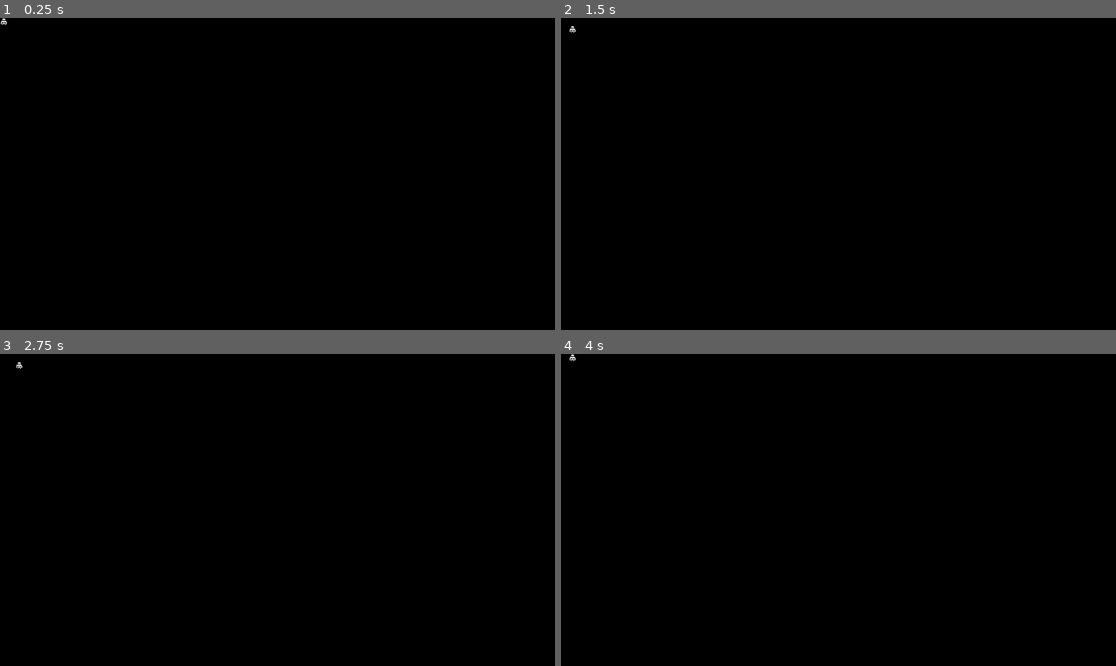
Above: before the commit, frames 1-4 (two rows, left to right).
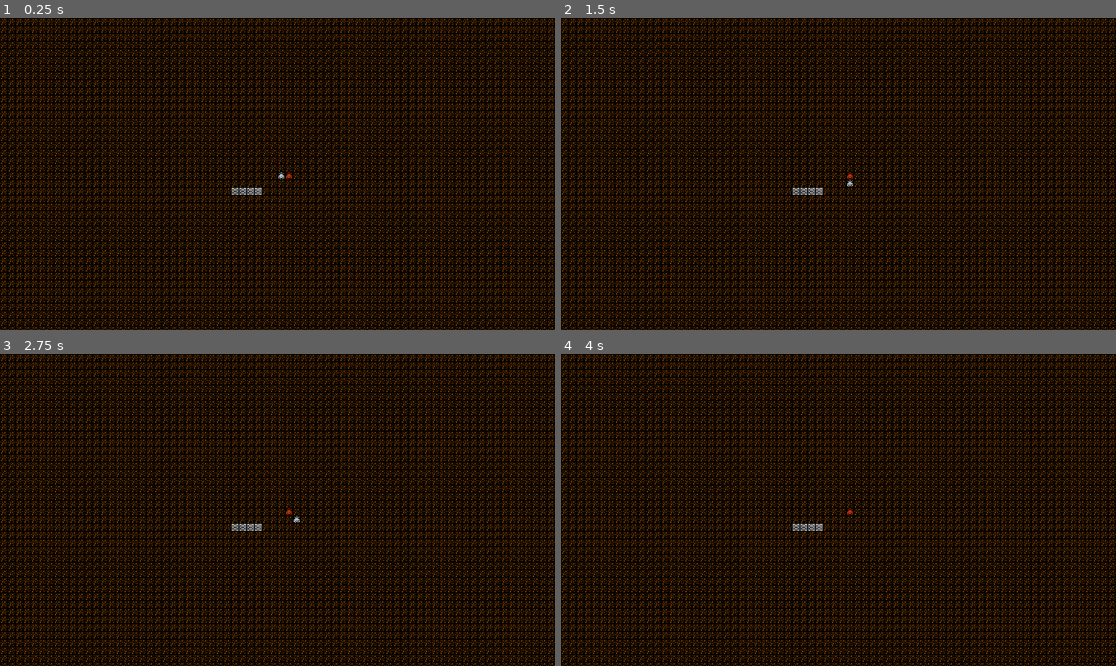
Above: after the commit, the same moments.

Repository: stalogic/tutorial-learning
Game: Godot game, scene res://src/Game/game.tscn
Same seed, same stepped clock (60 frames per second), same inputs: the game is played once before the commit and once after it.
Inputs:
- Up to frame 1 (0.25 s): no input
- Up to frame 2 (1.5 s): tap Enter at 0.5 s; hold Right (ui_right) 0.53-1.28 s; tap Space at 1.25 s; hold Down (ui_down) from 1.28 s (still down)
- Up to frame 3 (2.75 s): tap Enter at 2 s; release Down (ui_down) at 2.03 s; hold Right (ui_right) from 2.03 s (still down)
- Up to frame 4 (4 s): tap Space at 2.75 s; release Right (ui_right) at 2.78 s; hold Up (ui_up) 2.78-3.53 s; tap Enter at 3.5 s; hold Left (ui_left) from 3.53 s (still down)

The runs differ from the first frame. In frame 1, 38% of the frame differs, in the area x 0-100%, y 0-100%; in frame 2, 38%; in frame 3, 38%; in frame 4, 38%.

Commit message:
完成 Part II 的学习

Diff:
--- /dev/null
+++ b/tutorials/godot/SelinaRoguelike/src/Assets/Definnitions/Entities/Actors/entity_definition_player.tres
@@ -0,0 +1,13 @@
+[gd_resource type="Resource" script_class="EntityDefinition" load_steps=4 format=3 uid="uid://b0q1548cnpqcu"]
+
+[ext_resource type="Script" path="res://src/Entities/entity_definition.gd" id="1_ac5se"]
+[ext_resource type="Texture2D" uid="uid://brdt023pe3etb" path="res://src/Assets/monochrome_packed.png" id="2_kyp4a"]
+
+[sub_resource type="AtlasTexture" id="AtlasTexture_taxky"]
+atlas = ExtResource("2_kyp4a")
+region = Rect2(432, 64, 16, 16)
+
+[resource]
+script = ExtResource("1_ac5se")
+texture = SubResource("AtlasTexture_taxky")
+color = Color(1, 1, 1, 1)
--- /dev/null
+++ b/tutorials/godot/SelinaRoguelike/src/Assets/Definnitions/Tiles/tile_definition_floor.tres
@@ -0,0 +1,16 @@
+[gd_resource type="Resource" script_class="TileDefinition" load_steps=4 format=3 uid="uid://copw6dpgu4x5y"]
+
+[ext_resource type="Script" path="res://src/Entities/tile_definnition.gd" id="1_jup38"]
+[ext_resource type="Texture2D" uid="uid://brdt023pe3etb" path="res://src/Assets/monochrome_packed.png" id="2_sf4x2"]
+
+[sub_resource type="AtlasTexture" id="AtlasTexture_dbic6"]
+atlas = ExtResource("2_sf4x2")
+region = Rect2(32, 0, 16, 16)
+
+[resource]
+script = ExtResource("1_jup38")
+texture = SubResource("AtlasTexture_dbic6")
+color_lit = Color(1, 0.498039, 0, 1)
+color_dark = Color(0.498039, 0.247059, 0, 1)
+is_walkable = true
+is_transparent = true
--- /dev/null
+++ b/tutorials/godot/SelinaRoguelike/src/Assets/Definnitions/Tiles/tile_definition_wall.tres
@@ -0,0 +1,16 @@
+[gd_resource type="Resource" script_class="TileDefinition" load_steps=4 format=3 uid="uid://dwuaccdq5hpp4"]
+
+[ext_resource type="Script" path="res://src/Entities/tile_definnition.gd" id="1_i00je"]
+[ext_resource type="Texture2D" uid="uid://brdt023pe3etb" path="res://src/Assets/monochrome_packed.png" id="2_e4sjd"]
+
+[sub_resource type="AtlasTexture" id="AtlasTexture_ete3w"]
+atlas = ExtResource("2_e4sjd")
+region = Rect2(160, 272, 16, 16)
+
+[resource]
+script = ExtResource("1_i00je")
+texture = SubResource("AtlasTexture_ete3w")
+color_lit = Color(1, 1, 1, 1)
+color_dark = Color(1, 1, 1, 1)
+is_walkable = false
+is_transparent = true
--- a/tutorials/godot/SelinaRoguelike/src/Entities/Actors/Actions/action.gd
+++ b/tutorials/godot/SelinaRoguelike/src/Entities/Actors/Actions/action.gd
@@ -1,2 +1,6 @@
 class_name Action
 extends RefCounted
+
+
+func perform(_game: Game, _eneity: Entity) -> void:
+	pass
--- a/tutorials/godot/SelinaRoguelike/src/Entities/Actors/Actions/escape_action.gd
+++ b/tutorials/godot/SelinaRoguelike/src/Entities/Actors/Actions/escape_action.gd
@@ -1,2 +1,5 @@
 class_name EscapeAction
 extends Action
+
+func perform(game: Game, entity: Entity) -> void:
+	game.get_tree().quit()
--- a/tutorials/godot/SelinaRoguelike/src/Entities/Actors/Actions/movement_action.gd
+++ b/tutorials/godot/SelinaRoguelike/src/Entities/Actors/Actions/movement_action.gd
@@ -5,3 +5,12 @@
 
 func _init(dx:int, dy:int) -> void:
 	offset = Vector2i(dx, dy)
+
+func perform(game: Game, entity: Entity) -> void:
+	var destination: Vector2i = entity.grid_position + offset
+
+	var map_data: MapData = game.get_map_data()
+	var destination_tile: Tile = map_data.get_tile(destination)
+	if not destination_tile or not destination_tile.is_walkable():
+		return
+	entity.move(offset)
--- /dev/null
+++ b/tutorials/godot/SelinaRoguelike/src/Entities/entity.gd
@@ -0,0 +1,16 @@
+class_name Entity
+extends Sprite2D
+
+var grid_position: Vector2i:
+	set(value):
+		grid_position = value
+		position = Grid.grid_to_world(grid_position)
+
+func _init(start_position: Vector2i, entity_definition: EntityDefinition) -> void:
+	self.centered = false
+	self.grid_position = start_position
+	self.texture = entity_definition.texture
+	self.modulate = entity_definition.color
+
+func move(move_offset: Vector2i) -> void:
+	self.grid_position += move_offset
--- /dev/null
+++ b/tutorials/godot/SelinaRoguelike/src/Entities/entity_definition.gd
@@ -0,0 +1,7 @@
+class_name EntityDefinition
+extends Resource
+
+
+@export_category("Visuals")
+@export var texture: AtlasTexture
+@export_color_no_alpha var color: Color = Color.WHITE
--- /dev/null
+++ b/tutorials/godot/SelinaRoguelike/src/Entities/tile_definnition.gd
@@ -0,0 +1,11 @@
+class_name TileDefinition
+extends Resource
+
+@export_category("Visuals")
+@export var texture: AtlasTexture
+@export_color_no_alpha var color_lit: Color = Color.WHITE
+@export_color_no_alpha var color_dark: Color = Color.WHITE
+
+@export_category("Mechanics")
+@export var is_walkable: bool = true
+@export var is_transparent: bool = true
--- a/tutorials/godot/SelinaRoguelike/src/Game/game.gd
+++ b/tutorials/godot/SelinaRoguelike/src/Game/game.gd
@@ -1,20 +1,28 @@
+class_name Game
 extends Node2D
 
-var player_grid_pos := Vector2i.ZERO
-@onready var player: Sprite2D = $Player
+const player_definition: EntityDefinition = preload("res://src/Assets/Definnitions/Entities/Actors/entity_definition_player.tres")
+
+@onready var player: Entity
 @onready var event_handler: EventHandler = $EventHandler
+@onready var entities: Node2D = $Entities
+@onready var map: Map = $Map
+
 
 
 # Called when the node enters the scene tree for the first time.
 func _ready():
-	pass # Replace with function body.
+	var player_start_pos: Vector2i = Grid.world_to_grid(get_viewport_rect().size.floor() / 2)
+	player = Entity.new(player_start_pos, player_definition)
+	entities.add_child(player)
+	var npc := Entity.new(player_start_pos + Vector2i.RIGHT, player_definition)
+	npc.modulate = Color.ORANGE_RED
+	entities.add_child(npc)
 
+func _physics_process(_delta: float) -> void:
+	var action: Action = event_handler.get_action()
+	if action:
+		action.perform(self, player)
 
-# Called every frame. 'delta' is the elapsed time since the previous frame.
-func _process(_delta: float) -> void:
-	var action = event_handler.get_action()
-	if action is MovementAction:
-		player_grid_pos += action.offset
-		player.position = Grid.grid_to_world(player_grid_pos)
-	elif action is EscapeAction:
-		get_tree().quit()
+func get_map_data() -> MapData:
+	return map.map_data
--- a/tutorials/godot/SelinaRoguelike/src/Game/game.tscn
+++ b/tutorials/godot/SelinaRoguelike/src/Game/game.tscn
@@ -1,19 +1,16 @@
-[gd_scene load_steps=5 format=3 uid="uid://12qtvtwi6sqw"]
+[gd_scene load_steps=4 format=3 uid="uid://12qtvtwi6sqw"]
 
 [ext_resource type="Script" path="res://src/Game/game.gd" id="1_kuvog"]
-[ext_resource type="Texture2D" uid="uid://brdt023pe3etb" path="res://src/Assets/monochrome_packed.png" id="2_g88tx"]
+[ext_resource type="Script" path="res://src/Map/map.gd" id="3_poy7v"]
 [ext_resource type="Script" path="res://src/Game/EventHandler.gd" id="3_y1ksq"]
-
-[sub_resource type="AtlasTexture" id="AtlasTexture_bflpn"]
-atlas = ExtResource("2_g88tx")
-region = Rect2(464, 144, 16, 16)
 
 [node name="Game" type="Node2D"]
 script = ExtResource("1_kuvog")
 
-[node name="Player" type="Sprite2D" parent="."]
-texture = SubResource("AtlasTexture_bflpn")
-centered = false
-
 [node name="EventHandler" type="Node" parent="."]
 script = ExtResource("3_y1ksq")
+
+[node name="Map" type="Node2D" parent="."]
+script = ExtResource("3_poy7v")
+
+[node name="Entities" type="Node2D" parent="."]
--- /dev/null
+++ b/tutorials/godot/SelinaRoguelike/src/Map/map.gd
@@ -0,0 +1,20 @@
+class_name Map
+extends Node2D
+
+@export var map_width: int = 80
+@export var map_height: int = 45
+
+var map_data: MapData
+
+# Called when the node enters the scene tree for the first time.
+func _ready():
+	map_data = MapData.new(map_width, map_height)
+	_replace_tiles()
+
+func _replace_tiles() -> void:
+	for tile in map_data.tiles:
+		add_child(tile)
+
+# Called every frame. 'delta' is the elapsed time since the previous frame.
+func _process(delta):
+	pass
--- /dev/null
+++ b/tutorials/godot/SelinaRoguelike/src/Map/map_data.gd
@@ -0,0 +1,49 @@
+class_name MapData
+extends RefCounted
+
+const tile_types = {
+	"floor": preload("res://src/Assets/Definnitions/Tiles/tile_definition_floor.tres"),
+	"wall": preload("res://src/Assets/Definnitions/Tiles/tile_definition_wall.tres"),
+}
+
+var width: int
+var height: int
+var tiles: Array[Tile]
+
+
+func _init(map_width: int, map_height: int) -> void:
+	width = map_width
+	height = map_height
+	_setup_tiles()
+
+func _setup_tiles() -> void:
+	tiles = []
+
+	for y in height:
+		for x in width:
+			var tile_position := Vector2i(x, y)
+			var tile := Tile.new(tile_position, tile_types.floor)
+			tiles.append(tile)
+
+	for x in range(30, 34):
+		var tile: Tile = get_tile(Vector2i(x, 22))
+		tile.set_tile_type(tile_types.wall)
+
+func get_tile(grid_position:Vector2i) -> Tile:
+	var tile_index: int = grid_to_index(grid_position)
+	if tile_index == -1:
+		return null
+	return tiles[tile_index]
+
+func grid_to_index(grid_position:Vector2i) -> int:
+	if not is_in_bounds(grid_position):
+		return -1
+	return grid_position.y * width + grid_position.x
+
+func is_in_bounds(coordinate: Vector2i) -> bool:
+	return (
+		0 <= coordinate.x
+		and coordinate.x < width
+		and 0 <= coordinate.y
+		and coordinate.y < height
+	)
--- /dev/null
+++ b/tutorials/godot/SelinaRoguelike/src/Map/tile.gd
@@ -0,0 +1,20 @@
+class_name Tile
+extends Sprite2D
+
+var _definition: TileDefinition
+
+func _init(grid_position: Vector2i, tile_definition: TileDefinition) -> void:
+	self.centered = false
+	self.position = Grid.grid_to_world(grid_position)
+	self.set_tile_type(tile_definition)
+
+func set_tile_type(tile_definition: TileDefinition) -> void:
+	self._definition = tile_definition
+	self.texture = self._definition.texture
+	self.modulate = self._definition.color_dark
+
+func is_walkable() -> bool:
+	return self._definition.is_walkable
+
+func is_transparent() -> bool:
+	return self._definition.is_transparent
